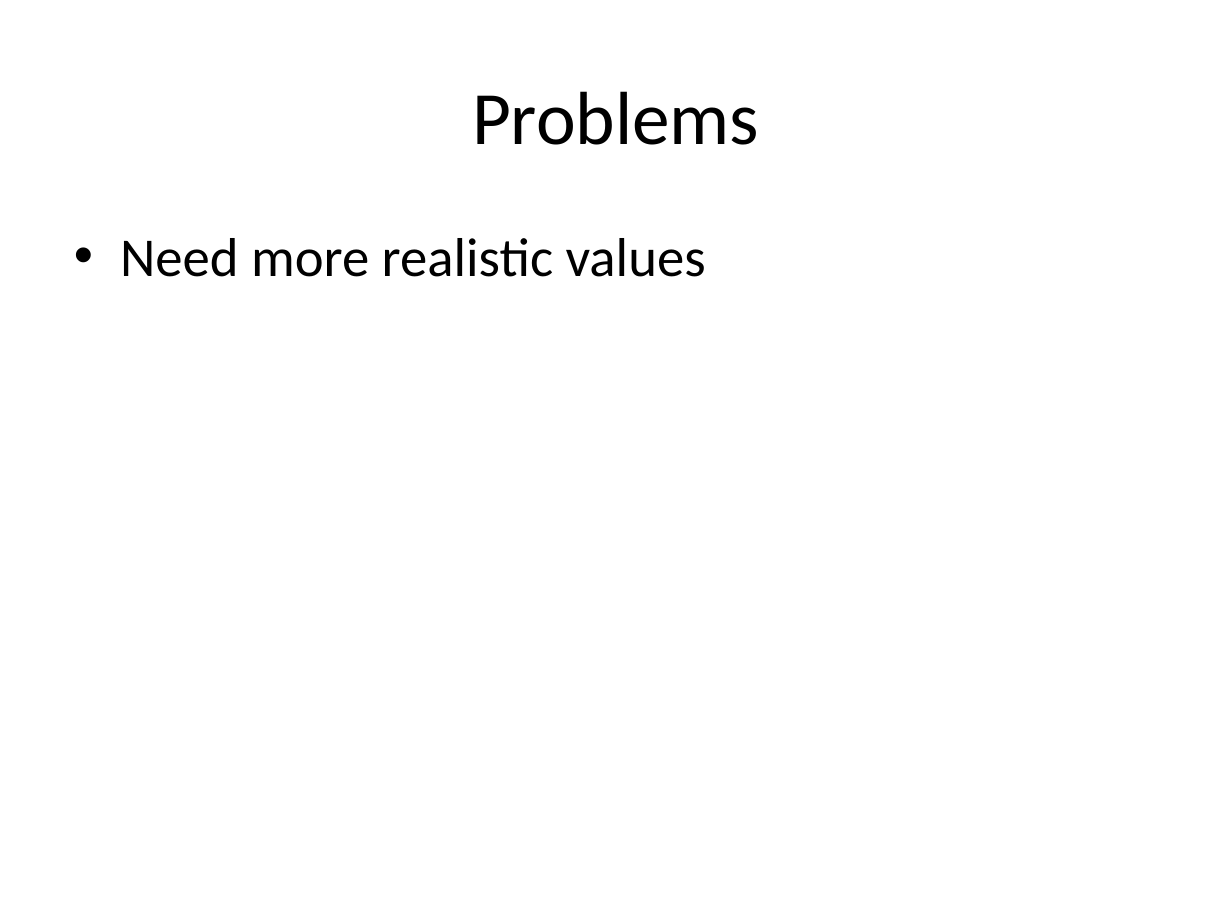
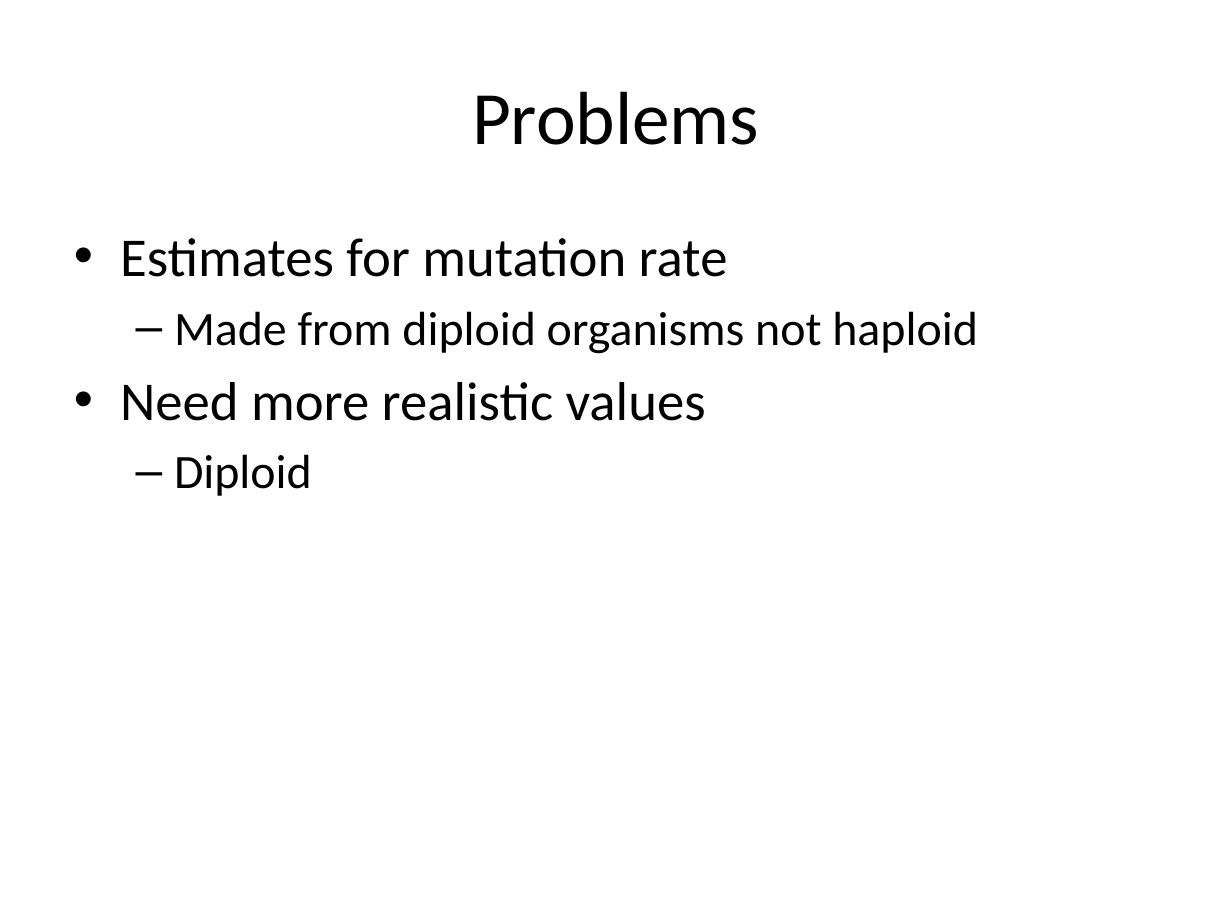
Before and after one commit to jonchang/brownian-bottlenecks, a slide deck: slide 19 of bottleneck_pres.pptx (slide 21 before the commit). Drawn at 1232x924 pixels with LibreOffice and Linux fonts; fonts in the diff are those of the drawing. Boxes give left, top, right and bottom in pixels: in the first picture for what was removed or moved away, otherwise in the second. Text is boxed around its words. In the diff, an @@ line names an element or a change of style, - is before the commit and + after.

Commit message:
update presentation

```diff
--- a/bottleneck_pres.pptx
+++ b/bottleneck_pres.pptx
@@ text at bbox=[120, 238, 978, 354]: paragraphs added @@
+• Estimates for mutation rate
+  – Made from diploid organisms not haploid
@@ text at bbox=[174, 454, 312, 496]: paragraph added @@
+  – Diploid
```
Also in this commit, not shown: 2 slides added, 3 slides removed.
